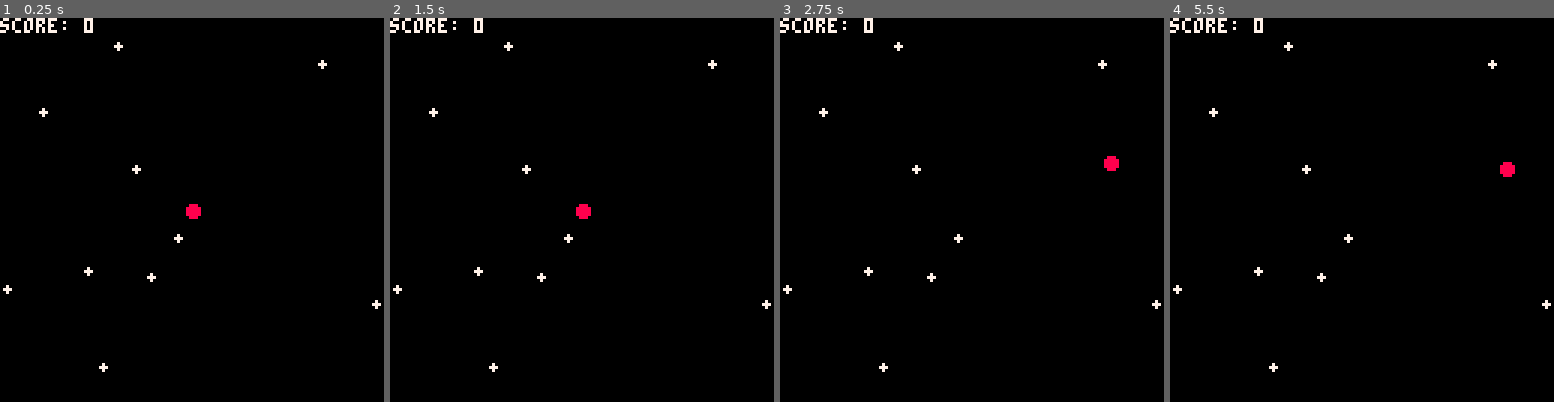
Above: before the commit, frames 1-4 (left to right).
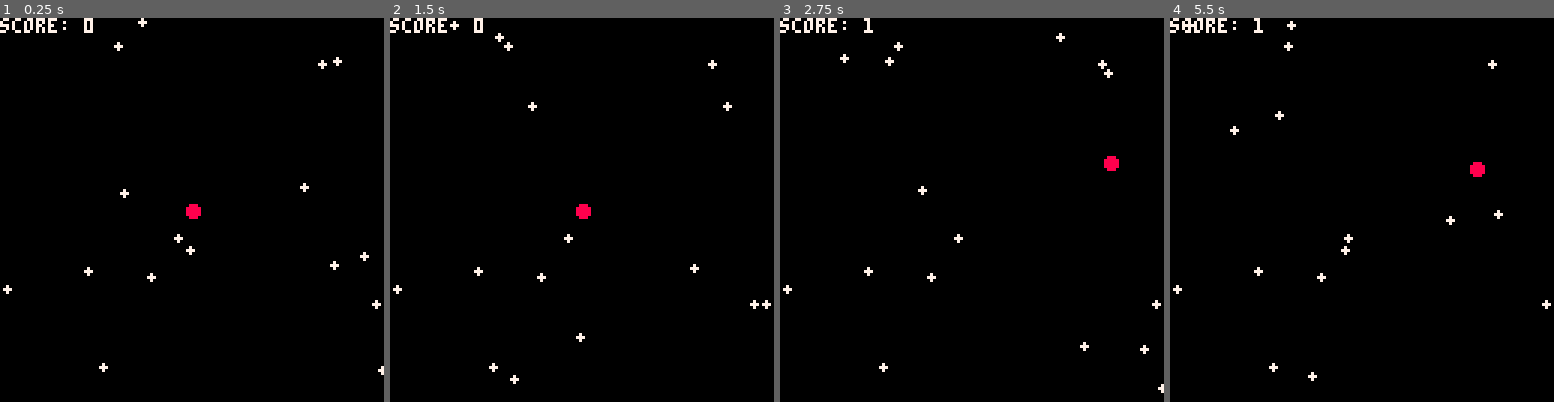
Above: after the commit, the same moments.

Repository: fmzu/p8space
Game: PICO-8 cartridge main.p8
Same seed, same stepped clock (60 frames per second), same inputs: the game is played once before the commit and once after it.
Inputs:
- Up to frame 1 (0.25 s): no input
- Up to frame 2 (1.5 s): no input
- Up to frame 3 (2.75 s): hold Right 1.6-2.1 s; hold Up 2.15-2.42 s; hold Right from 2.47 s (still down)
- Up to frame 4 (5.5 s): release Right at 3.03 s; hold Left 3.08-3.58 s; hold Down 3.63-3.97 s; hold Right 4.02-4.68 s; hold Up 4.73-5.03 s; hold Left from 5.08 s (still down)

The runs differ from the first frame. In frame 1, 0.3% of the frame differs, in the area x 10-100%, y 0-93%; in frame 2, 0.3%; in frame 3, 0.4%; in frame 4, 0.6%, in the area x 3-90%, y 0-95%.

Commit message:
update: 星を動かす

Diff:
--- a/main.p8
+++ b/main.p8
@@ -2,25 +2,44 @@
 version 41
 __lua__
 player = { x=64, y=64, speed=2, score=0 }
+stars = {}
 
 function _init()
     points = {}
-    for i=1,10 do
+    for i=1,8 do
         add(points, { x=rnd(128), y=rnd(128) })
+    end
+
+    for i=1,8 do
+        add(stars, { x=rnd(128), y=rnd(128), speed=rnd(2) })
     end
 end
 
 function _update()
-    if (btn(0)) player.x -= player.speed
-    if (btn(1)) player.x += player.speed
-    if (btn(2)) player.y -= player.speed
-    if (btn(3)) player.y += player.speed
+    if (btn(0)) player.x = max(0, player.x - player.speed)
+    if (btn(1)) player.x = min(128, player.x + player.speed)
+    if (btn(2)) player.y = max(0, player.y - player.speed)
+    if (btn(3)) player.y = min(128, player.y + player.speed)
 
     for point in all(points) do
-        if (abs(player.x - point.x) < 2 and abs(player.y - point.y) < 2) then
+        if (abs(player.x - point.x) < 4 and abs(player.y - point.y) < 4) then
             player.score += 1
             point.x = rnd(128)
             point.y = rnd(128)
+        end
+    end
+
+    for star in all(stars) do
+        star.y += star.speed
+        if (star.y > 128) then
+            star.y = 0
+            star.x = rnd(128)
+            star.speed = rnd(2)
+        end
+        if (abs(player.x - star.x) < 4 and abs(player.y - star.y) < 4) then
+            player.score += 1
+            star.x = rnd(128)
+            star.y = rnd(128)
         end
     end
 end
@@ -30,6 +49,9 @@
     circfill(player.x, player.y, 2, 8)
     for point in all(points) do
         circfill(point.x, point.y, 1, 7)
+    end
+    for star in all(stars) do
+        circfill(star.x, star.y, 1, 7)
     end
     print("score: "..player.score, 0, 0, 7)
 end
Not shown, added: main.p8.png
